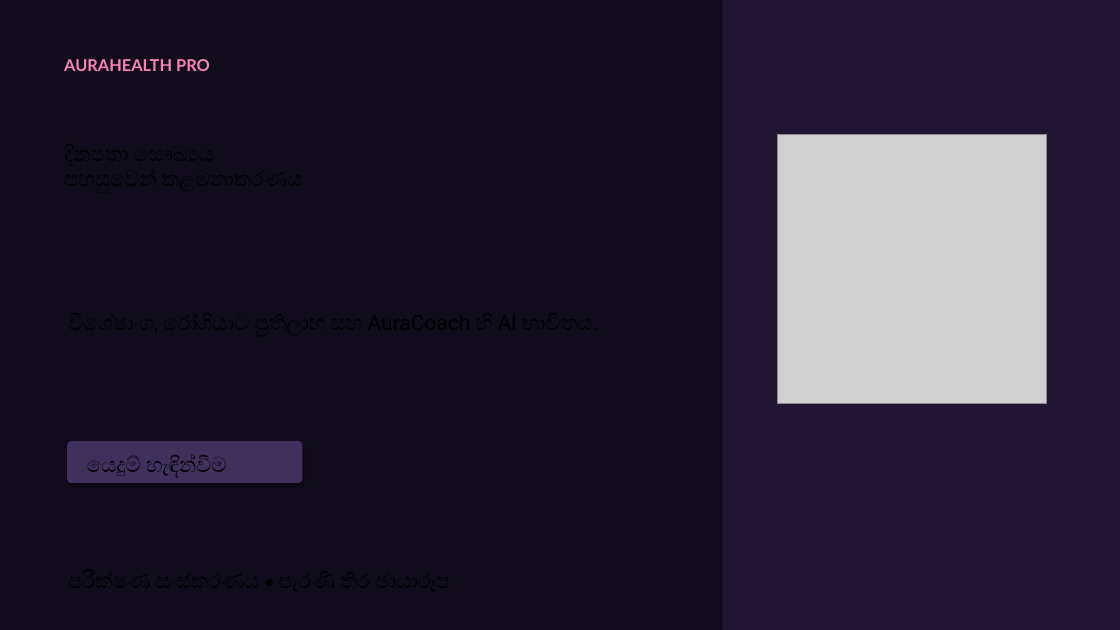
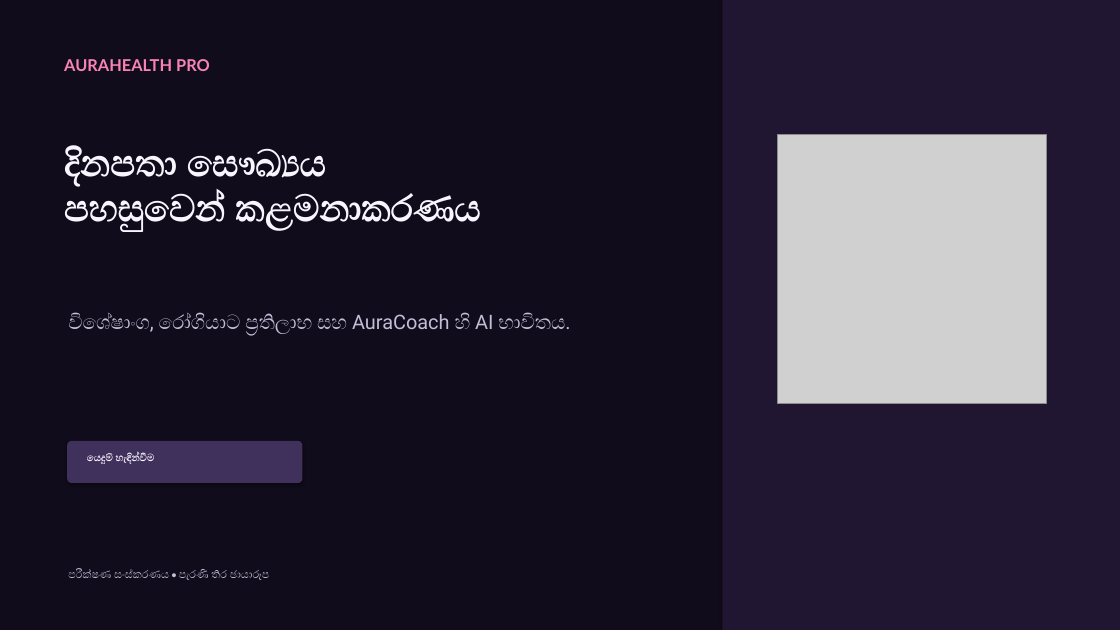
Before and after one commit to mrh995044-a11y/aura-helth-pro-complet, a slide deck: slide 1 of deliverables/AuraHealth-Pro-Features-and-Benefits-Sinhala-Animated.pptx. Drawn at 1120x630 pixels with LibreOffice and Linux fonts; fonts in the diff are those of the drawing; grey boxes stand for pictures. Boxes give left, top, right and bottom in pixels: in the first picture for what was removed or moved away, otherwise in the second. Text is boxed around its words. In the diff, an @@ line names an element or a change of style, - is before the commit and + after.

Commit message:
Restore original text contrast in Sinhala presentation

```diff
--- a/deliverables/AuraHealth-Pro-Features-and-Benefits-Sinhala-Animated.pptx
+++ b/deliverables/AuraHealth-Pro-Features-and-Benefits-Sinhala-Animated.pptx
@@ text added at box(64, 148, 480, 231), 31.5 pt, text #F8F5FF, bold @@
+දිනපතා සෞඛ්‍යය
+පහසුවෙන් කළමනාකරණය
@@ text added at box(68, 314, 570, 336), 17.1 pt, text #C7BCD7 @@
+විශේෂාංග, රෝගියාට ප්‍රතිලාභ සහ AuraCoach හි AI භාවිතය.
@@ text "යෙදුම් හැඳින්වීම" at box(87, 453, 155, 464): size 18 to 8.6 pt, text colour #000000 to #F8F5FF, bold on @@
@@ text added at box(68, 570, 269, 580), 9.4 pt, text #C7BCD7 @@
+පරීක්ෂණ සංස්කරණය • පැරණි තිර ඡායාරූප
```
Also in this commit, not shown: 14 other slides changed, 1 other file.
